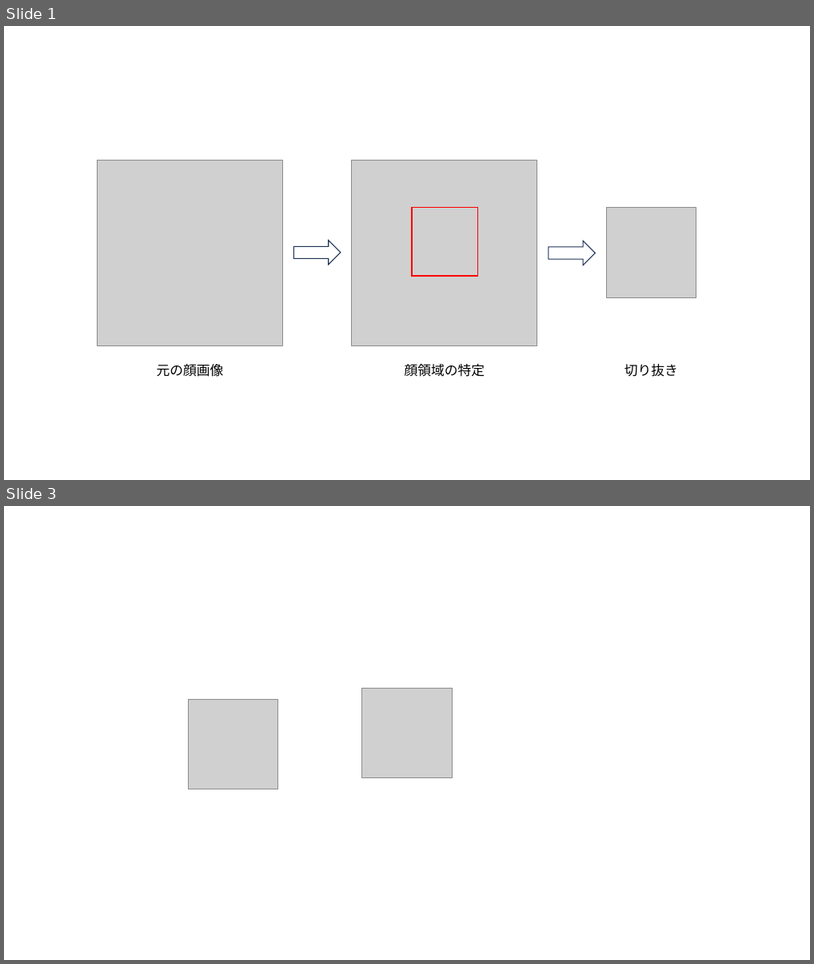
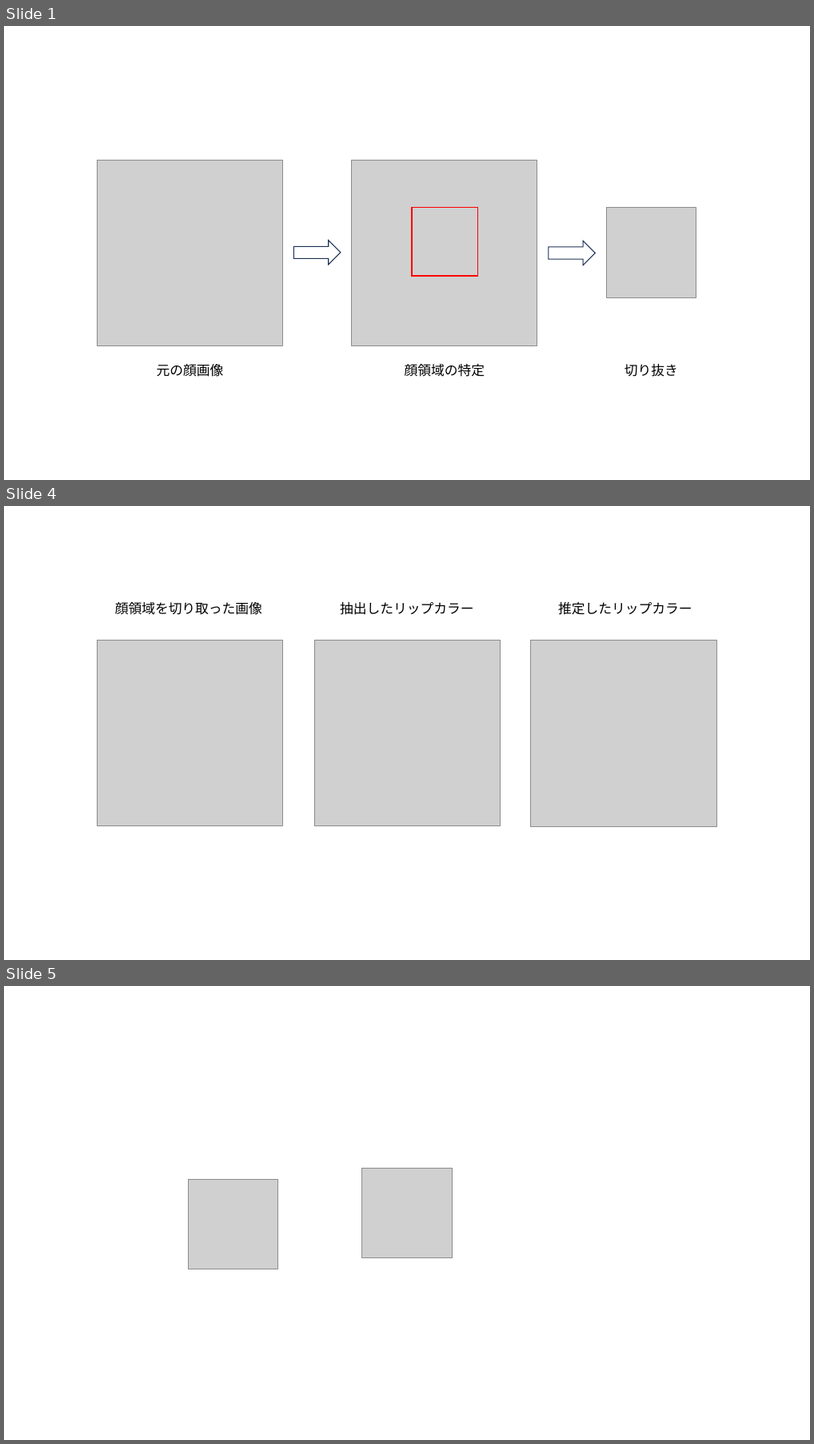
Before and after one commit to yuu5322/sci23, a slide deck: 修論の図.pptx. Shown one above the other, each under a label of ours: slides 1 and 3 before the commit, slides 1, 4 and 5 after it; the slides between them are not shown. The pictures are 814x964 and 814x1444 pixels, drawn with LibreOffice and Linux fonts; fonts in the diff are those of the drawing; grey boxes stand for pictures. Boxes give left, top, right and bottom in pixels: in the first picture for what was removed or moved away, otherwise in the second. Text is boxed around its words. In the diff, an @@ line names an element or a change of style, - is before the commit and + after.

```diff
--- a/修論の図.pptx
+++ b/修論の図.pptx
@@ slide 4 added at [4,506,810,960], background #FFFFFF @@
@@ text added at [115,602,262,615], 16 pt, text #000000 @@
+顔領域を切り取った画像
@@ text added at [340,602,474,615], 16 pt, text #000000 @@
+抽出したリップカラー
@@ text added at [558,602,692,615], 16 pt, text #000000 @@
+推定したリップカラー
@@ picture added at [97,640,283,826] @@
@@ picture added at [314,640,500,826] @@
@@ picture added at [531,640,718,827] @@
@@ what was slide 3 is now slide 5 @@
```
Also in this commit, not shown: 1 slide changed, 1 other slide added, 1 other file.
